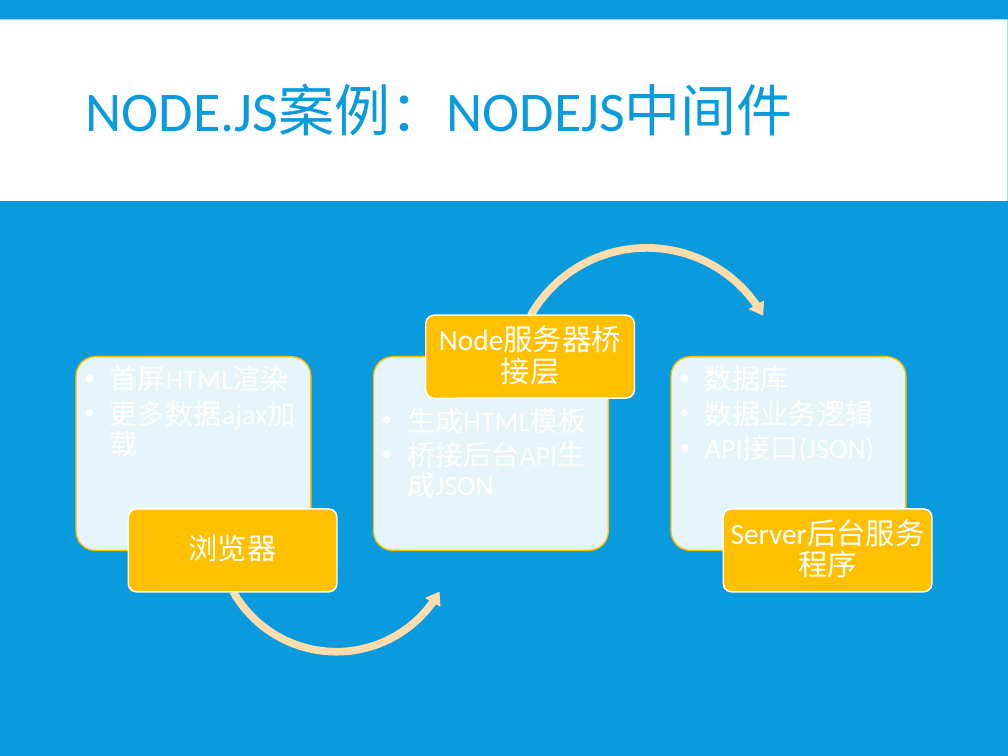
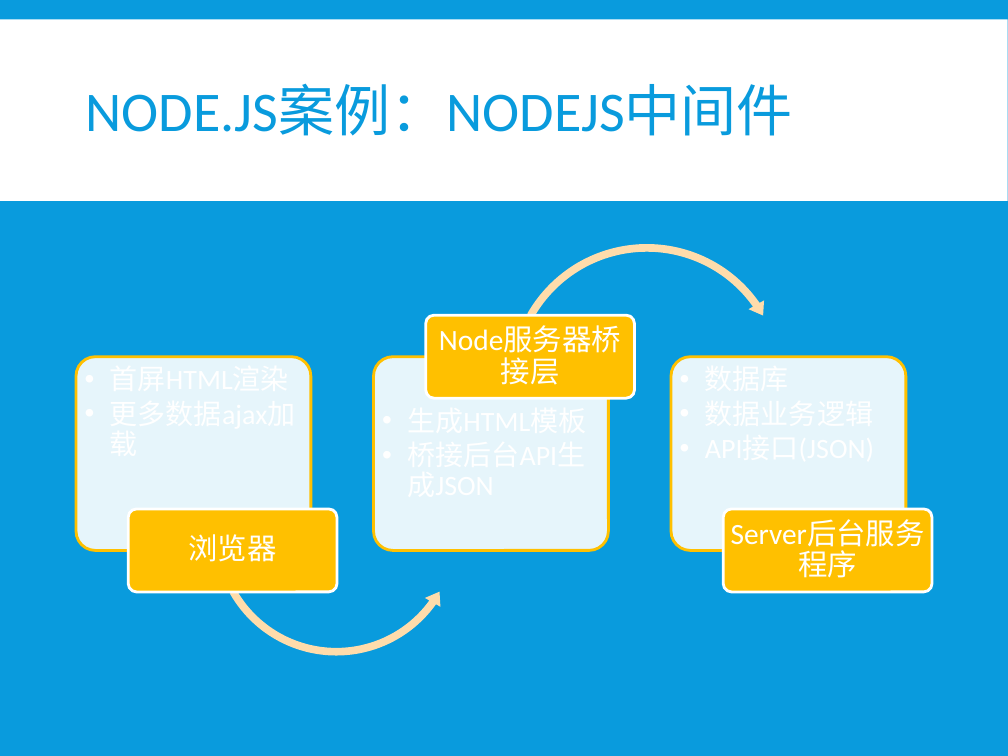
Before and after one commit to xiayu1986/webLearn, a slide deck: slide 22 of mix/技术分享/NODE技术分享.pptx (slide 21 before the commit). Drawn at 1008x756 pixels with LibreOffice and Linux fonts; fonts in the diff are those of the drawing. Boxes give left, top, right and bottom in pixels: in the first picture for what was removed or moved away, otherwise in the second. Text is boxed around its words. In the diff, an @@ line names an element or a change of style, - is before the commit and + after.

```diff
--- a/mix/技术分享/NODE技术分享.pptx
+++ b/mix/技术分享/NODE技术分享.pptx
@@ rounded rectangle at [76,357,310,550]: outline #FFC000 1 pt to #FFC000 2 pt @@
@@ rounded rectangle at [671,357,906,550]: outline #FFC000 1 pt to #FFC000 2 pt @@
@@ rounded rectangle at [128,509,337,592]: outline #FFFFFF 1 pt to #FFFFFF 2 pt @@
@@ rounded rectangle at [723,509,931,592]: outline #FFFFFF 1 pt to #FFFFFF 2 pt @@
```
Also in this commit, not shown: 3 other slides changed, 1 slide added, 37 other files.
